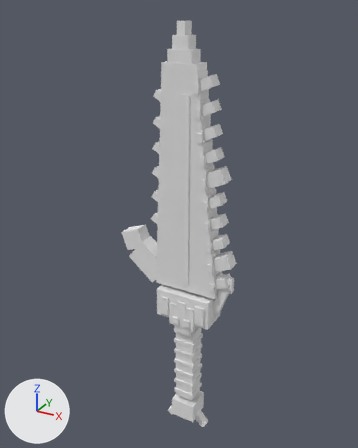
The OBJ model src/main/resources/assets/ashbound/models/mesh/chimera_jaw.obj, before and after one commit.
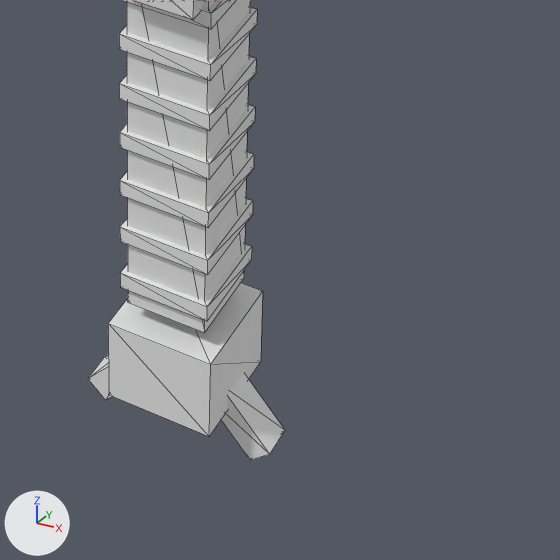
Each version appears first whole from a 50 mm lens placed at (2.009, -3.401, 2.667), pointed at (0.37, -0.421, 1.177), and next in a close-up on the part from 42% to 74% of the width and 74% to 100% of the height. Lighting does not change. The marker at lower left points along +X, +Y and +Z. The older version's two pictures come first. The close-ups show mesh edges as thin lines. Where no turn or scale is listed for an object, it has been applied to the vertices.

In view in the first close-up: 'chimera_jaw'.
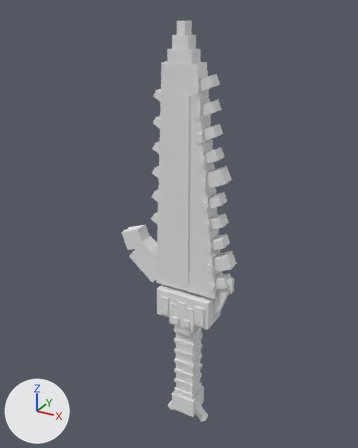
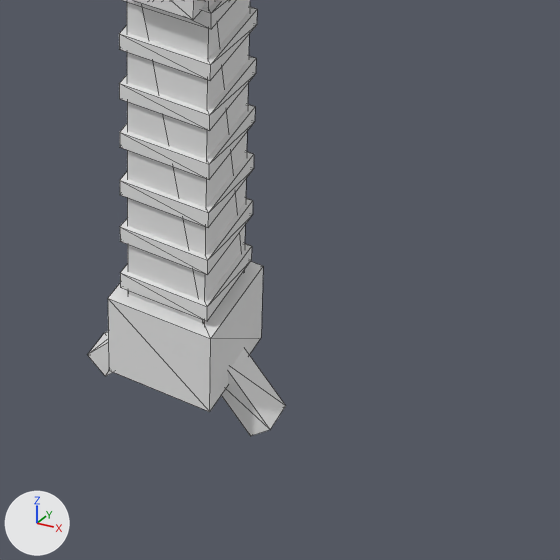
The edits, one by one:
me_chimera_jaw is used by ob_chimera_jaw; location (0.0, 0.0, 0.0).
me_chimera_jaw had 592 vertices, 888 faces and spanned x -0.06..0.86, y -0.64..-0.36, z -0.6..2.58.
me_chimera_jaw now has 592 vertices, 888 faces and spans x -0.06..0.86, y -0.64..-0.36, z -0.55..2.58.
me_chimera_jaw part 1: the loose piece of 8 vertices spanning x 0.4..0.6, y -0.6..-0.4, z -0.51..-0.35 is moved by (0.0, 0.0, 0.06).
me_chimera_jaw part 2: the loose piece of 8 vertices spanning x 0.54..0.68, y -0.53..-0.47, z -0.6..-0.46 is moved by (0.0, 0.0, 0.06).
me_chimera_jaw part 3: the loose piece of 8 vertices spanning x 0.32..0.46, y -0.53..-0.47, z -0.6..-0.46 is moved by (0.0, 0.0, 0.06).

Location of each change, [x1, y1, x2, y2] in pixels of the close-ups (560 x 560 px; the box of a moved part takes in the faces that stretch with it):
'chimera_jaw', reshaped
    before: [88, 0, 285, 460]
    after: [88, 0, 286, 436]
part 1 of me_chimera_jaw, moved or reshaped
    before: [108, 283, 263, 437]
    after: [108, 261, 263, 412]
part 2 of me_chimera_jaw, moved or reshaped
    before: [221, 373, 285, 460]
    after: [221, 348, 286, 436]
part 3 of me_chimera_jaw, moved or reshaped
    before: [88, 355, 112, 400]
    after: [88, 331, 112, 376]
